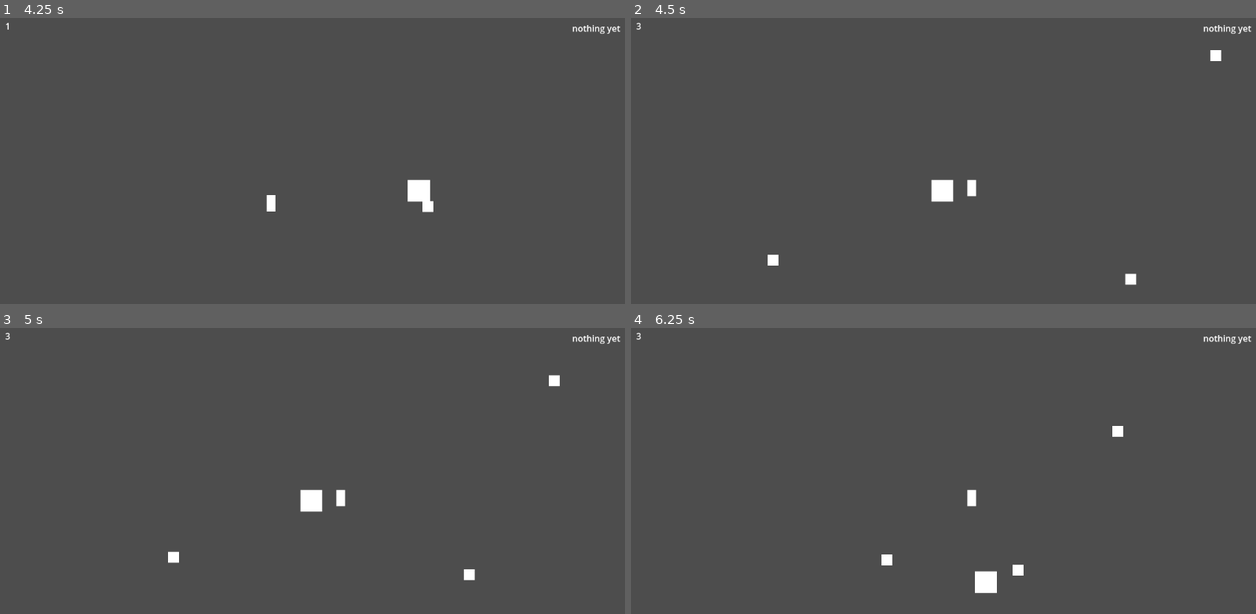
Above: before the commit, frames 1-4 (two rows, left to right).
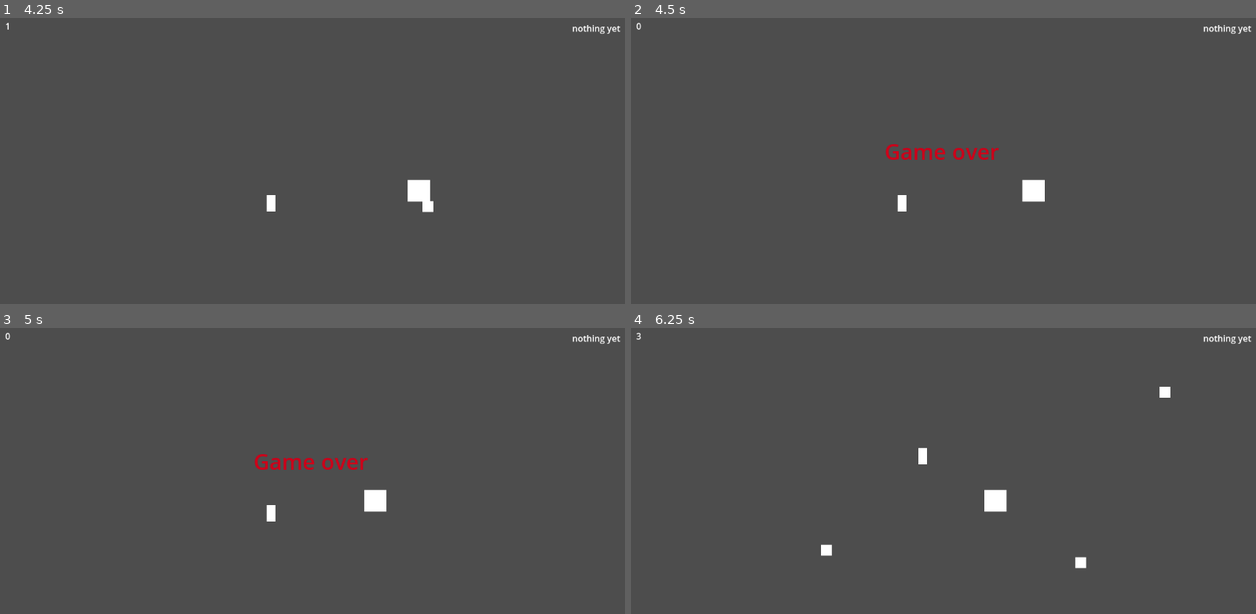
Above: after the commit, the same moments.

Repository: checkm8cat/spaceplane
Game: Godot game, scene res://game.tscn
Two runs of this game, one before a commit and one after it. Both use one fixed random seed, a clock stepped at 60 frames per second and the inputs below.
Inputs:
- Up to frame 1 (4.25 s): hold Right (Right) 0.53-1.28 s; hold S (Down) 1.28-2.03 s; hold Right (Right) 2.03-2.78 s; hold W (Up) 2.78-3.53 s; hold A (Left) from 3.53 s (still down)
- Up to frame 2 (4.5 s): keep holding A (Left)
- Up to frame 3 (5 s): keep holding A (Left)
- Up to frame 4 (6.25 s): release A (Left) at 5.03 s; hold S (Down) 5.03-5.78 s; hold Right (Right) from 5.78 s (still down)

Frame 1 is identical in both runs. In frame 2, 1.4% of the frame differs, in the area x 0-95%, y 1-94%; in frame 3, 1.4%; in frame 4, 1.2%.

Commit message:
Adds a death screen (i did this alone mostly :D )

Diff:
--- a/Scripts/game.gd
+++ b/Scripts/game.gd
@@ -1,12 +1,13 @@
 extends Node2D
 
 @onready var player = get_tree().get_nodes_in_group("player")[0]
-
+@onready var hud = get_tree().get_nodes_in_group("Hud")
 
 func death():
 	if(player.health <= 0):
-		Engine.time_scale = 1
-		get_tree().reload_current_scene()
+		player.health = 99999999999999999999999999999999999999999999
+		Engine.time_scale = 0.5
+		$Hud.Display_game_over()
 
 # Called when the node enters the scene tree for the first time.
 func _ready() -> void:
@@ -23,3 +24,10 @@
 func _on_player_update_health() -> void:
 	$Hud.update_health(player.health)
 	pass # Replace with function body.
+
+
+
+
+func _on_game_over_timeout() -> void:
+	get_tree().reload_current_scene()
+	pass # Replace with function body.
--- a/Scripts/hud.gd
+++ b/Scripts/hud.gd
@@ -2,3 +2,19 @@
 
 func update_health(health):
 	$Health.text = str(health)
+
+
+func Display_game_over():
+	print("imdead!")
+	$Game_over.start()
+	$Death.text = str("Game over")
+	$Death.show()
+	#nothing yet
+
+
+
+func _on_game_over_timeout() -> void:
+	print("timesup!")
+	$Death.hide()
+	Engine.time_scale = 1
+	pass # Replace with function body.
--- a/enemy_basic.tscn
+++ b/enemy_basic.tscn
@@ -31,7 +31,6 @@
 
 [node name="Collision" type="CollisionShape2D" parent="."]
 position = Vector2(-1, 0)
-scale = Vector2(1, 1)
 shape = SubResource("CircleShape2D_20uc5")
 
 [connection signal="body_shape_entered" from="Area2D" to="." method="_on_area_2d_body_shape_entered"]
--- a/game.tscn
+++ b/game.tscn
@@ -1,10 +1,11 @@
-[gd_scene load_steps=6 format=3 uid="uid://qc84tbtx100j"]
+[gd_scene load_steps=7 format=3 uid="uid://qc84tbtx100j"]
 
 [ext_resource type="PackedScene" uid="uid://c0h7aehh3sj45" path="res://player.tscn" id="1_80nbo"]
 [ext_resource type="Script" uid="uid://ch1i05hgxntuk" path="res://Scripts/game.gd" id="1_fc0e3"]
 [ext_resource type="PackedScene" uid="uid://c0j738cucbee" path="res://powercell.tscn" id="2_e2o6t"]
 [ext_resource type="PackedScene" uid="uid://pd0i6sgp3ptn" path="res://enemy_basic.tscn" id="3_feb5d"]
 [ext_resource type="Script" uid="uid://dgtslimvs2huw" path="res://Scripts/hud.gd" id="5_7jktm"]
+[ext_resource type="Script" uid="uid://b1kok423crcrj" path="res://game_over.gd" id="6_ryrav"]
 
 [node name="game" type="Node2D"]
 position = Vector2(-229, -105)
@@ -16,6 +17,7 @@
 [node name="Camera2D" type="Camera2D" parent="."]
 position = Vector2(229, 104)
 scale = Vector2(-1.72464, -1.16185)
+script = ExtResource("5_7jktm")
 
 [node name="Powercell" parent="." instance=ExtResource("2_e2o6t")]
 position = Vector2(283, 99)
@@ -47,4 +49,25 @@
 offset_bottom = -289.0
 text = "nothing yet"
 
+[node name="Death" type="Label" parent="Hud"]
+visible = false
+modulate = Color(0.894118, 0, 0.47451, 1)
+self_modulate = Color(0.898233, 0, 0.208577, 1)
+visibility_layer = 31
+offset_left = -240.0
+offset_top = -101.0
+offset_right = 240.0
+offset_bottom = 111.0
+theme_override_font_sizes/font_size = 40
+text = "Game over
+(i forgot how to incresse size text)"
+horizontal_alignment = 1
+
+[node name="Game_over" type="Timer" parent="Hud"]
+wait_time = 0.5
+one_shot = true
+script = ExtResource("6_ryrav")
+
 [connection signal="update_health" from="player" to="." method="_on_player_update_health"]
+[connection signal="timeout" from="Hud/Game_over" to="." method="_on_game_over_timeout"]
+[connection signal="timeout" from="Hud/Game_over" to="Hud" method="_on_game_over_timeout"]
--- /dev/null
+++ b/game_over.gd
@@ -0,0 +1,14 @@
+extends Timer
+
+
+func start_the_timer_cause_i_cant_find_an_external_method_and_i_dont_wanna_search_for_hours():
+	start()
+
+# Called when the node enters the scene tree for the first time.
+func _ready() -> void:
+	pass # Replace with function body.
+
+
+# Called every frame. 'delta' is the elapsed time since the previous frame.
+func _process(delta: float) -> void:
+	pass
Not shown, added: game_over.gd.uid
